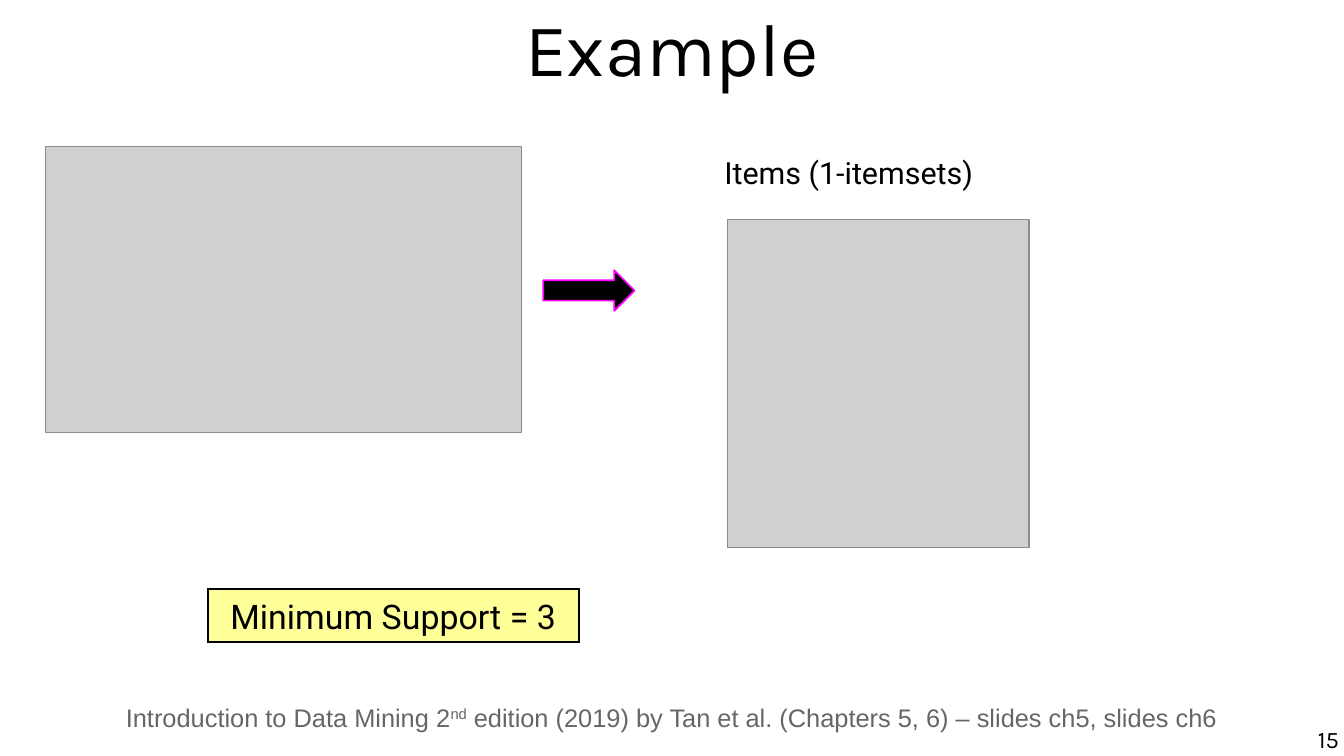
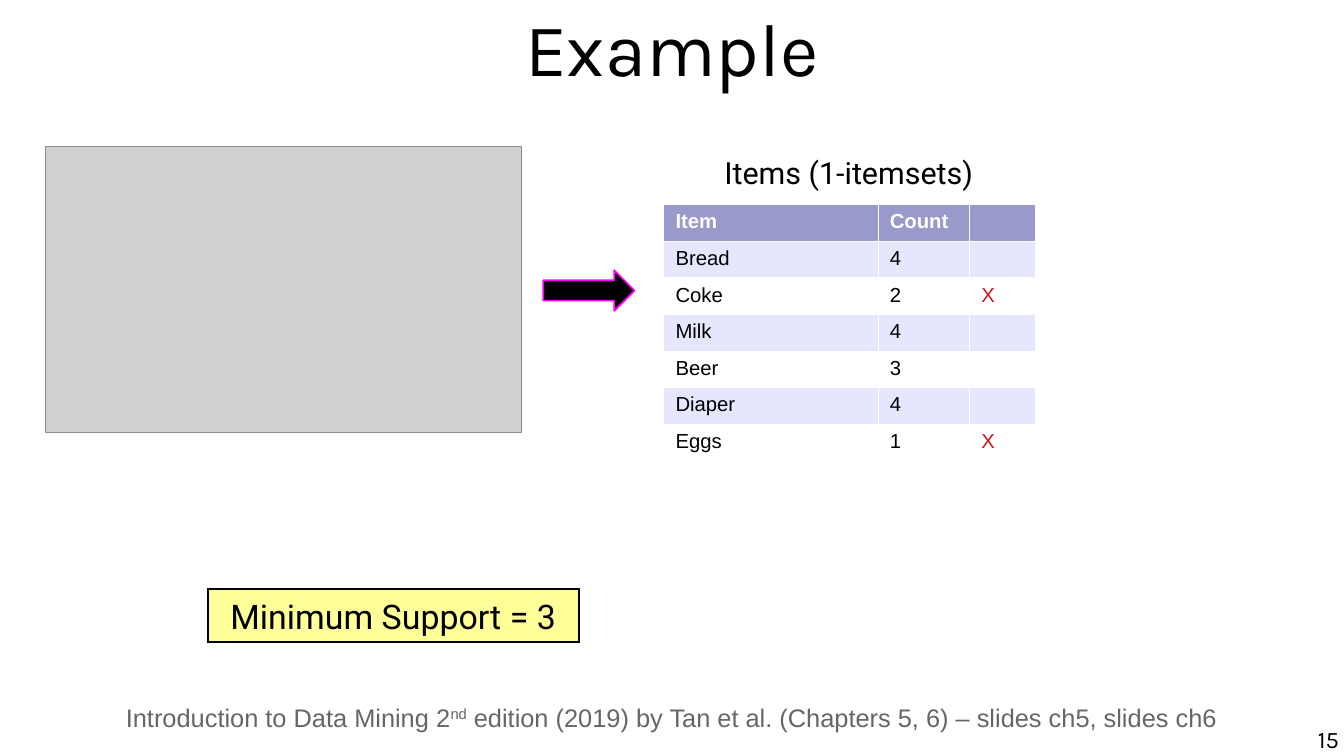
Before and after one commit to marco-calautti/data-mining-course, a slide deck: slide 15 of theory/tt06_association_rule_mining.odp. Drawn at 1344x756 pixels with LibreOffice and Linux fonts; fonts in the diff are those of the drawing; grey boxes stand for pictures. Boxes give left, top, right and bottom in pixels: in the first picture for what was removed or moved away, otherwise in the second. Text is boxed around its words. In the diff, an @@ line names an element or a change of style, - is before the commit and + after.

```diff
--- a/theory/tt06_association_rule_mining.odp
+++ b/theory/tt06_association_rule_mining.odp
@@ table added at (663,205,1034,466), 7 rows, 3 columns @@
+Item | Count | 
+Bread | 4 | 
+Coke | 2 | X
+Milk | 4 | 
+Beer | 3 | 
+Diaper | 4 | 
+Eggs | 1 | X
@@ picture removed at (728,220,1029,548) @@
```
Also in this commit, not shown: 13 other slides changed, 2 slides added.
